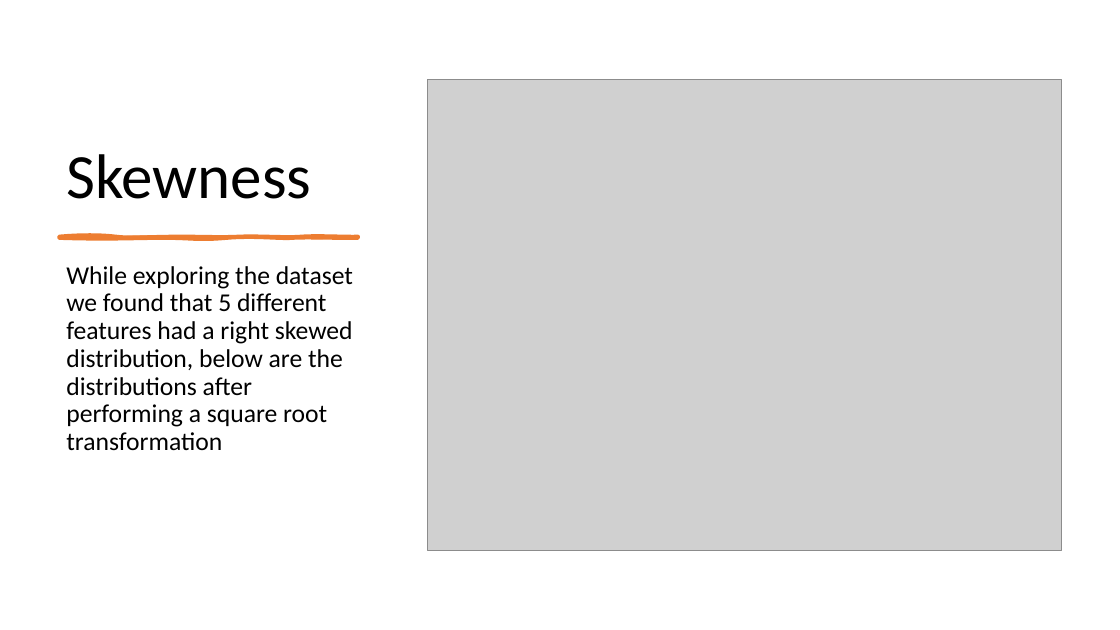
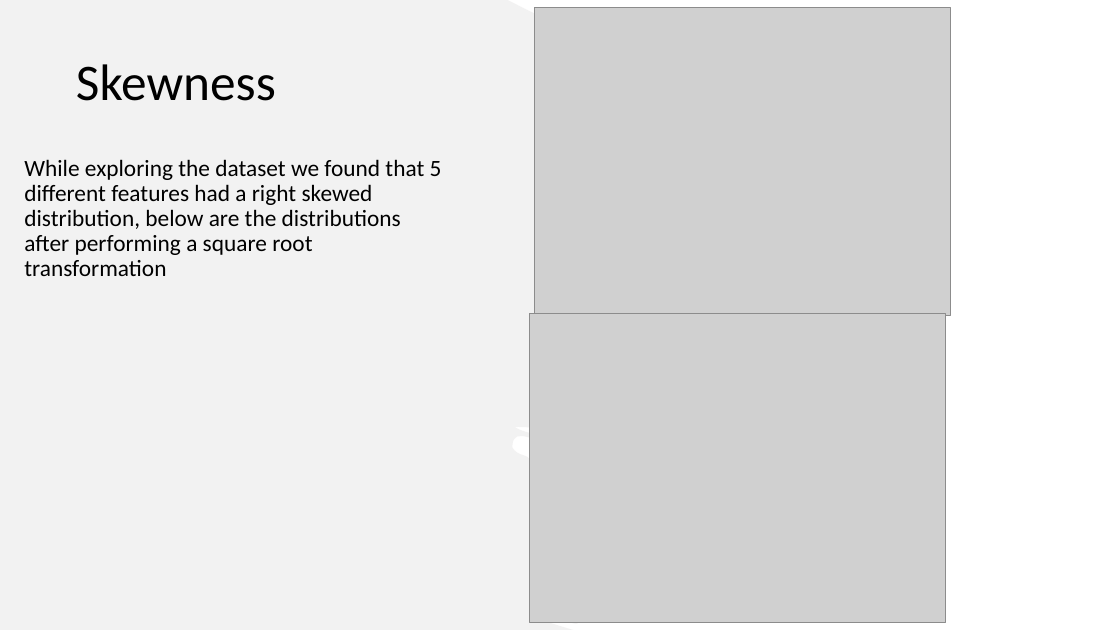
Before and after one commit to Jainlo/cali-housing-prices, a slide deck: slide 10 of California Housing Prices.pptx. Drawn at 1120x630 pixels with LibreOffice and Linux fonts; fonts in the diff are those of the drawing; grey boxes stand for pictures. Boxes give left, top, right and bottom in pixels: in the first picture for what was removed or moved away, otherwise in the second. Text is boxed around its words. In the diff, an @@ line names an element or a change of style, - is before the commit and + after.

```diff
--- a/California Housing Prices.pptx
+++ b/California Housing Prices.pptx
@@ freeform shape added at <box>0,0,686,630</box>, fill #E7E6E6 at 50% opacity @@
@@ title "Skewness": place and size @@
-title "Skewness" at <box>66,154,311,199</box>
+title "Skewness" at <box>76,64,276,101</box>
@@ title "Skewness" at <box>76,64,276,101</box>: size 54 to 44 pt; vertical alignment bottom to middle @@
@@ picture added at <box>535,8,951,315</box> @@
@@ picture removed at <box>428,80,1062,551</box> @@
@@ text "While exploring the dataset we ...": place and size @@
-text "While exploring the dataset we ..." at <box>66,266,353,451</box>
+text "While exploring the dataset we ..." at <box>24,159,442,276</box>
@@ text "While exploring the dataset we ..." at <box>24,159,442,276</box>: size 22 to 20 pt @@
@@ freeform shape removed at <box>59,236,358,238</box> @@
@@ picture added at <box>530,313,946,623</box> @@
```
Also in this commit, not shown: 3 other slides changed, 5 slides added, 6 other files.
